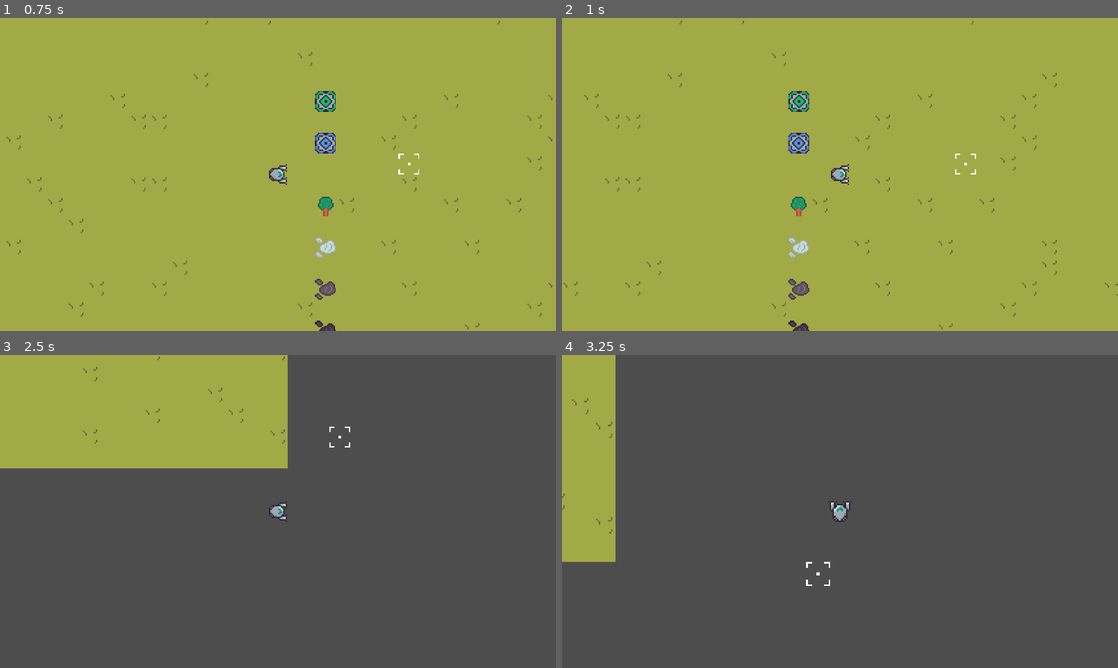
Above: before the commit, frames 1-4 (two rows, left to right).
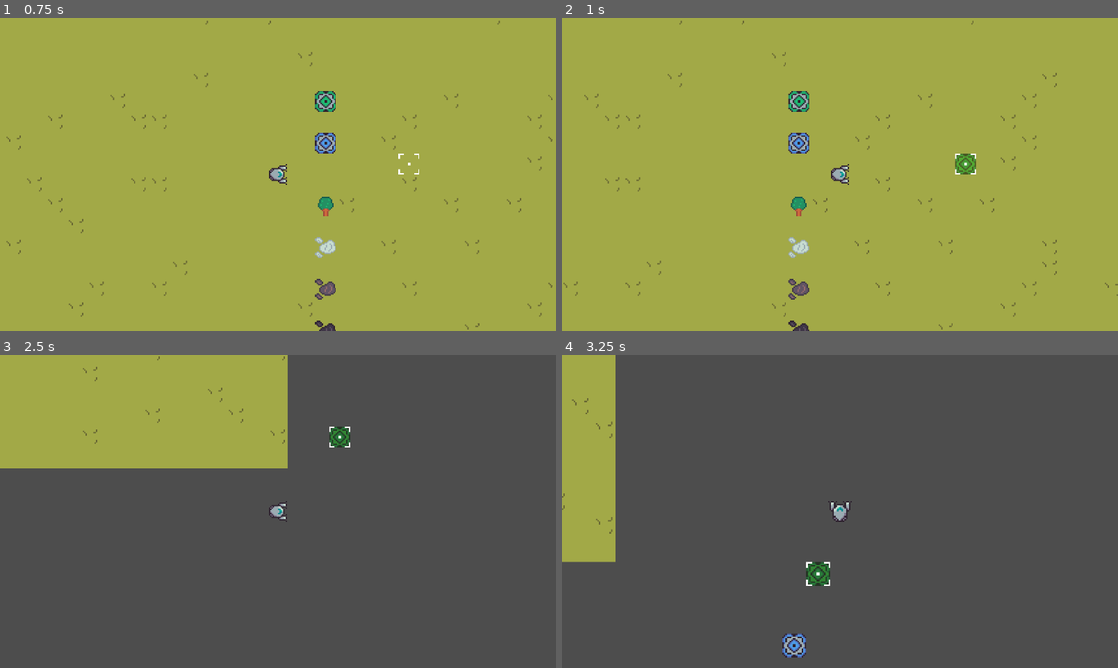
Above: after the commit, the same moments.

Repository: bdbstudios/project-millenium
Game: Godot game, scene res://scenes/testing_grounds/TestingGrounds.tscn
Same seed, same stepped clock (60 frames per second), same inputs: the game is played once before the commit and once after it.
Inputs (mouse positions are in pixels of both pictures, inside the frame that each line leads up to):
- Up to frame 1 (0.75 s): tap Enter at 0.5 s; move the mouse to (400, 158) at 0.52 s; press the mouse at (400, 158) at 0.53 s; hold D (move_right) from 0.53 s (still down)
- Up to frame 2 (1 s): keep holding D (move_right); tap 1 (hotbar_1, bound only after the commit) at 0.8 s
- Up to frame 3 (2.5 s): move the mouse to (166, 527) at 1.27 s; release D (move_right) at 1.28 s; release the mouse at (166, 527) at 1.28 s; hold S (move_down) 1.28-2.03 s; tap 1 (hotbar_1, bound only after the commit) at 1.35, 2.3 s; click (166, 527) at 1.55 s; move the mouse to (333, 442) at 2.02 s; press the mouse at (333, 442) at 2.03 s; hold D (move_right) from 2.03 s (still down)
- Up to frame 4 (3.25 s): move the mouse to (812, 574) at 2.77 s; release D (move_right) at 2.78 s; release the mouse at (812, 574) at 2.78 s; hold W (move_up) from 2.78 s (still down); tap Mouse wheel up (zoom_in) at 2.85 s; click (812, 574) at 3.05 s

Frame 1 is identical in both runs. In frame 2, 0.2% of the frame differs, in the area x 70-75%, y 43-50%; in frame 3, 0.2%; in frame 4, 0.6%, in the area x 39-49%, y 66-97%.

Commit message:
(feat) Adding ability to place structures
Can now place structures with visual feedback on placement validation

Diff:
--- a/entities/player/Player.tscn
+++ b/entities/player/Player.tscn
@@ -3,6 +3,7 @@
 [ext_resource type="Script" uid="uid://belqkb5h18hh7" path="res://entities/player/player.gd" id="1_dthho"]
 [ext_resource type="Texture2D" uid="uid://dgksu7ow4tvy7" path="res://entities/player/assets/Player.png" id="2_dthho"]
 [ext_resource type="PackedScene" uid="uid://csy5nch8e5un8" path="res://entities/player/components/selection/Selection.tscn" id="4_eaotn"]
+[ext_resource type="Script" uid="uid://b2pkrkxiahi3r" path="res://entities/player/components/building_placement_manager/building_placement_manager.gd" id="4_g3lhm"]
 
 [sub_resource type="CircleShape2D" id="CircleShape2D_dthho"]
 radius = 8.0
@@ -25,3 +26,7 @@
 [node name="Components" type="Node" parent="." unique_id=922187777]
 
 [node name="Selection" parent="Components" unique_id=205701927 instance=ExtResource("4_eaotn")]
+
+[node name="BuildingPlacementManager" type="Node2D" parent="Components" unique_id=1179914185]
+script = ExtResource("4_g3lhm")
+metadata/_custom_type_script = "uid://b2pkrkxiahi3r"
--- /dev/null
+++ b/entities/player/components/building_placement_manager/BuildingPlacementManager.tscn
@@ -0,0 +1,6 @@
+[gd_scene format=3 uid="uid://dhg2e2vykmgfn"]
+
+[ext_resource type="Script" uid="uid://b2pkrkxiahi3r" path="res://entities/player/components/building_placement_manager/building_placement_manager.gd" id="1_0erww"]
+
+[node name="BuildingPlacementManager" type="Node2D" unique_id=252717354]
+script = ExtResource("1_0erww")
--- /dev/null
+++ b/entities/player/components/building_placement_manager/building_placement_manager.gd
@@ -0,0 +1,62 @@
+class_name BuildingPlacementManager extends Node2D
+
+@export var color_valid = Color(0.2, 1.0, 0.2, 0.6)
+@export var color_invalid = Color(1.0, 0.2, 0.2, 0.6)
+
+var player: Player
+var tile_map_structures: TileMapLayer
+
+var is_active: bool = false
+var ghost_preview: Structure = null
+var selected_scene: PackedScene = null
+
+func _ready() -> void:
+	player = get_tree().get_first_node_in_group("player")
+	tile_map_structures = get_tree().get_first_node_in_group("tile_map_structures")
+
+	assert(player, "Not able to get the player")
+	assert(tile_map_structures, "Not able to get the tile map")
+
+func _process(_delta: float) -> void:
+	if not is_active or not ghost_preview:
+		return
+
+	ghost_preview.global_position = player.selection.global_position
+
+	if ghost_preview.can_place():
+		ghost_preview.modulate = color_valid
+	else:
+		ghost_preview.modulate = color_invalid
+
+func enter_placement_mode(structure_scene: PackedScene) -> void:
+	cancel_placement_mode()
+
+	selected_scene = structure_scene
+	ghost_preview = selected_scene.instantiate() as Structure
+
+	tile_map_structures.add_child(ghost_preview)
+	is_active = true
+
+func cancel_placement_mode() -> void:
+	if ghost_preview:
+		ghost_preview.queue_free()
+		ghost_preview = null
+
+	selected_scene = null
+	is_active = false
+
+func place_structure() -> void:
+	if not ghost_preview or not selected_scene:
+		return
+
+	if ghost_preview.can_place():
+		var real_building = selected_scene.instantiate() as Structure
+		real_building.global_position = ghost_preview.global_position
+
+		tile_map_structures.add_child(real_building)
+
+		# For an automated game loop, keeping it active lets players chain build.
+		# If you want single placements, uncomment the cancellation line below:
+		# cancel_placement_mode()
+	else:
+		print("Placement rule broken. Blocked!")
--- a/entities/player/components/selection/Selection.tscn
+++ b/entities/player/components/selection/Selection.tscn
@@ -8,7 +8,7 @@
 
 [node name="Selection" type="Area2D" unique_id=1298342399]
 collision_layer = 0
-collision_mask = 6
+collision_mask = 14
 script = ExtResource("1_vvwlj")
 
 [node name="CollisionShape2D" type="CollisionShape2D" parent="." unique_id=938586689]
--- a/entities/player/components/selection/selection.gd
+++ b/entities/player/components/selection/selection.gd
@@ -6,6 +6,8 @@
 var player: Player
 var selected_tile: Node2D
 var tile_map: TileMapLayer
+
+var is_active: bool = false
 
 func _ready() -> void:
 	player = get_tree().get_first_node_in_group("player")
@@ -22,6 +24,9 @@
 			clear_selection()
 
 func _input(event: InputEvent) -> void:
+	if player.building_placement_manager.is_active:
+		return
+
 	if event.is_action_pressed("select"):
 		if not selected_tile:
 			select_overlapping()
--- a/entities/player/player.gd
+++ b/entities/player/player.gd
@@ -16,8 +16,13 @@
 @export var zoom_step: float = 0.5
 @export var zoom_speed: float = 5.0
 
+# TODO: hotbar manager to get which scenes should be placeable?
+@export_category("Hotbar (TEMP)")
+@export var core_scene: PackedScene = preload("res://entities/selectables/structures/core/Core.tscn")
+
 @onready var camera: Camera2D = $Camera2D
 @onready var selection: Selection = $Components/Selection
+@onready var building_placement_manager: BuildingPlacementManager = $Components/BuildingPlacementManager
 
 var target_zoom: float
 
@@ -66,6 +71,20 @@
 	if event.is_action_pressed("zoom_reset"):
 		zoom_reset()
 
+	if event.is_action_pressed("hotbar_1"):
+		if building_placement_manager.is_active:
+			building_placement_manager.cancel_placement_mode()
+		else:
+			building_placement_manager.enter_placement_mode(core_scene)
+
+	if event.is_action_pressed("select"):
+		if building_placement_manager.is_active:
+			building_placement_manager.place_structure()
+
+	if event.is_action_pressed("cancel"):
+		if building_placement_manager.is_active:
+			building_placement_manager.cancel_placement_mode()
+
 func zoom_in() -> void:
 	target_zoom = clamp(target_zoom + zoom_step, min_zoom, max_zoom)
 
--- a/entities/selectables/structures/core/Core.tscn
+++ b/entities/selectables/structures/core/Core.tscn
@@ -6,7 +6,10 @@
 [sub_resource type="RectangleShape2D" id="RectangleShape2D_31tph"]
 size = Vector2(16, 16)
 
-[node name="Core" type="StaticBody2D" unique_id=1288676237]
+[sub_resource type="RectangleShape2D" id="RectangleShape2D_4xpb0"]
+size = Vector2(13, 14)
+
+[node name="Core" type="StaticBody2D" unique_id=1288676237 groups=["structures"]]
 collision_layer = 4
 collision_mask = 0
 script = ExtResource("1_31tph")
@@ -16,3 +19,11 @@
 
 [node name="Sprite2D" type="Sprite2D" parent="." unique_id=827291041]
 texture = ExtResource("2_6so47")
+
+[node name="PlacementArea" type="Area2D" parent="." unique_id=1546702520]
+collision_layer = 8
+collision_mask = 8
+
+[node name="CollisionShape2D" type="CollisionShape2D" parent="PlacementArea" unique_id=1166123469]
+position = Vector2(-0.5, 0)
+shape = SubResource("RectangleShape2D_4xpb0")
--- a/entities/selectables/structures/core/core.gd
+++ b/entities/selectables/structures/core/core.gd
@@ -4,5 +4,6 @@
 # TODO: the core should receive resources mined and add to the inventory
 
 func _ready() -> void:
+	super()
 	self.type = "core"
 	print("Hello I'm a Core!")
--- a/entities/selectables/structures/miner/Miner.tscn
+++ b/entities/selectables/structures/miner/Miner.tscn
@@ -6,7 +6,10 @@
 [sub_resource type="RectangleShape2D" id="RectangleShape2D_kmuvu"]
 size = Vector2(16, 16)
 
-[node name="Miner" type="StaticBody2D" unique_id=432672824]
+[sub_resource type="RectangleShape2D" id="RectangleShape2D_4qo2t"]
+size = Vector2(14, 14)
+
+[node name="Miner" type="StaticBody2D" unique_id=432672824 groups=["structures"]]
 collision_layer = 4
 collision_mask = 0
 script = ExtResource("1_k6ts1")
@@ -17,3 +20,10 @@
 
 [node name="Sprite2D" type="Sprite2D" parent="." unique_id=1651720353]
 texture = ExtResource("2_4qo2t")
+
+[node name="PlacementArea" type="Area2D" parent="." unique_id=352136541]
+collision_layer = 8
+collision_mask = 8
+
+[node name="CollisionShape2D" type="CollisionShape2D" parent="PlacementArea" unique_id=960607756]
+shape = SubResource("RectangleShape2D_4qo2t")
--- a/entities/selectables/structures/miner/miner.gd
+++ b/entities/selectables/structures/miner/miner.gd
@@ -1,5 +1,6 @@
 class_name Miner extends Structure
 
 func _ready() -> void:
+	super()
 	self.type = "miner"
 	print("Hello I'm a Miner!")
--- a/entities/selectables/structures/structure.gd
+++ b/entities/selectables/structures/structure.gd
@@ -1,3 +1,11 @@
 class_name Structure extends Selectable
 
 var type: String
+
+@onready var placement_area: Area2D = $PlacementArea
+
+func _ready() -> void:
+	assert(placement_area, "No placement area detected for structure")
+
+func can_place() -> bool:
+	return placement_area.get_overlapping_areas().size() == 0
--- a/project.godot
+++ b/project.godot
@@ -43,6 +43,7 @@
 [global_group]
 
 player="The Player group"
+structures="Structures to be placed on the Tile Map"
 
 [input]
 
@@ -91,12 +92,18 @@
 "events": [Object(InputEventMouseButton,"resource_local_to_scene":false,"resource_name":"","device":-1,"window_id":0,"a …(253 unchanged characters)…
 ]
 }
+hotbar_1={
+"deadzone": 0.2,
+"events": [Object(InputEventKey,"resource_local_to_scene":false,"resource_name":"","device":-1,"window_id":0,"alt_pressed":false,"shift_pressed":false,"ctrl_pressed":false,"meta_pressed":false,"pressed":false,"keycode":0,"physical_keycode":49,"key_label":0,"unicode":49,"location":0,"echo":false,"script":null)
+]
+}
 
 [layer_names]
 
 2d_physics/layer_1="Environment"
 2d_physics/layer_2="Mineables"
 2d_physics/layer_3="Structures"
+2d_physics/layer_4="Placement Check"
 2d_physics/layer_5="Player Physics"
 2d_physics/layer_6="Player Hurtbox"
 2d_physics/layer_7="Player Detection"
Not shown, added: entities/player/components/building_placement_manager/building_placement_manager.gd.uid
Not shown, changed: README.md
